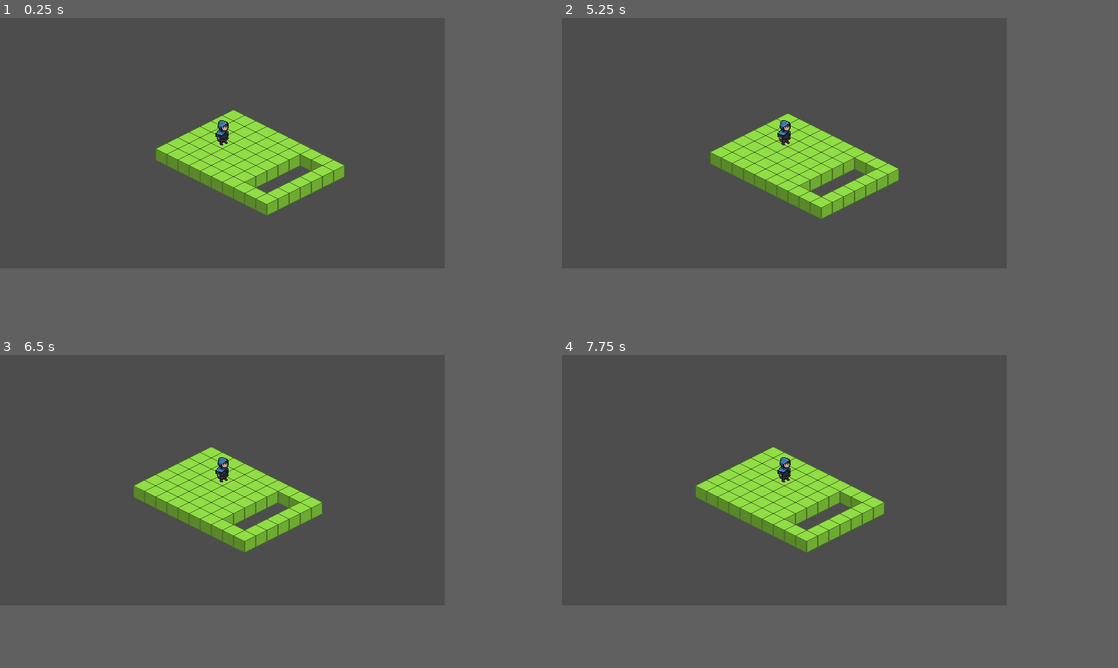
Above: before the commit, frames 1-4 (two rows, left to right).
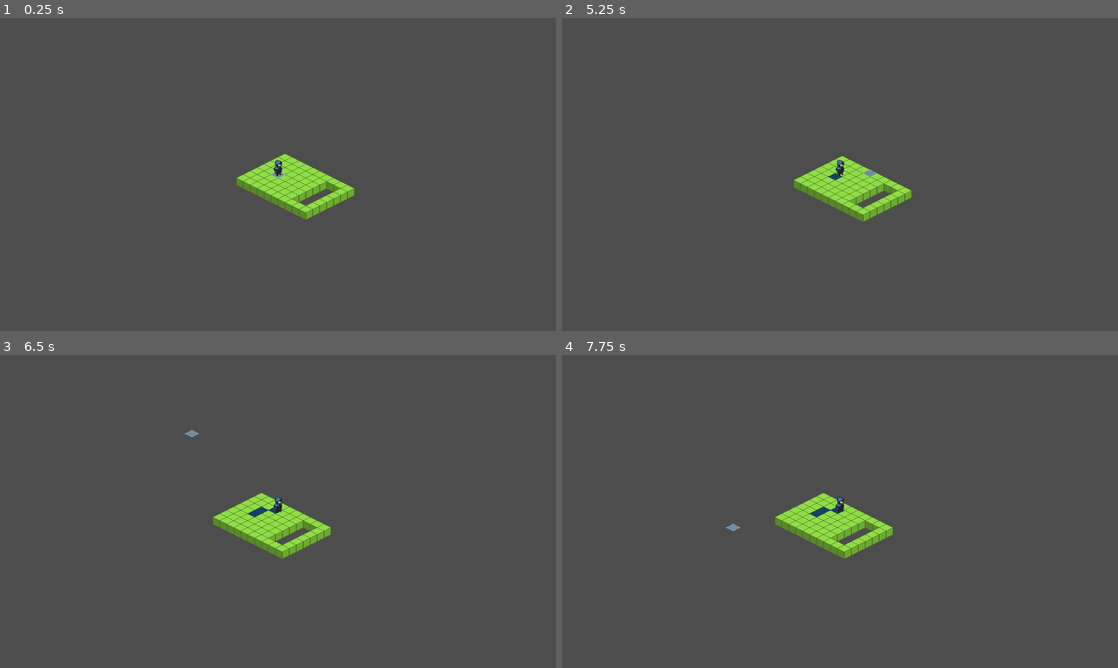
Above: after the commit, the same moments.

Repository: mprads/Tactics
Game: Godot game, scene res://scenes/main.tscn
Two runs of this game, one before a commit and one after it. Both use one fixed random seed, a clock stepped at 60 frames per second and the inputs below.
Inputs (mouse positions are in pixels of both pictures, inside the frame that each line leads up to):
- Up to frame 1 (0.25 s): no input
- Up to frame 2 (5.25 s): tap Enter at 0.5, 2, 3.5 s; move the mouse to (884, 130) at 0.52 s; press the mouse at (884, 130) at 0.53 s; right-click (884, 130) at 0.8 s; tap Space at 1.25, 2.75, 4.25 s; move the mouse to (695, 155) at 1.27 s; release the mouse at (695, 155) at 1.28 s; right-click (695, 155) at 1.35 s; click (695, 155) at 1.55 s; move the mouse to (828, 86) at 2.02 s; press the mouse at (828, 86) at 2.03 s; right-click (828, 86) at 2.3 s; move the mouse to (762, 193) at 2.77 s; release the mouse at (762, 193) at 2.78 s; right-click (762, 193) at 2.85 s; click (762, 193) at 3.05 s; move the mouse to (917, 180) at 3.52 s; press the mouse at (917, 180) at 3.53 s; right-click (917, 180) at 3.8 s; move the mouse to (650, 105) at 4.27 s; release the mouse at (650, 105) at 4.28 s; right-click (650, 105) at 4.35 s; click (650, 105) at 4.55 s; move the mouse to (806, 143) at 5.02 s; press the mouse at (806, 143) at 5.03 s
- Up to frame 3 (6.5 s): right-click (244, 480) at 5.3 s; move the mouse to (155, 417) at 5.77 s; release the mouse at (155, 417) at 5.78 s; right-click (155, 417) at 5.85 s; click (155, 417) at 6.05 s
- Up to frame 4 (7.75 s): move the mouse to (884, 467) at 6.52 s; press the mouse at (884, 467) at 6.53 s; right-click (884, 467) at 6.8 s; move the mouse to (695, 492) at 7.27 s; release the mouse at (695, 492) at 7.28 s; right-click (695, 492) at 7.35 s; click (695, 492) at 7.55 s
In our replay, the window is 640x360 before the commit and 800x450 after it. These sizes can differ from the game's own. Grey fills any space a smaller window leaves; there, only what the larger window draws over its background counts as a difference.

The runs differ from the first frame. In frame 1, 6.4% of the frame differs, in the area x 28-64%, y 29-65%; in frame 2, 6.4%; in frame 3, 6.5%, in the area x 24-60%, y 24-66%; in frame 4, 6.5%.

Commit message:
Created new tile controller to handle updating tiles

Diff:
--- a/project.godot
+++ b/project.godot
@@ -17,8 +17,8 @@
 
 [display]
 
-window/size/viewport_width=640
-window/size/viewport_height=360
+window/size/viewport_width=1280
+window/size/viewport_height=720
 window/stretch/mode="viewport"
 
 [input]
@@ -28,6 +28,11 @@
 "events": [Object(InputEventMouseButton,"resource_local_to_scene":false,"resource_name":"","device":-1,"window_id":0,"a …(258 unchanged characters)…
 ]
 }
+show_moveable={
+"deadzone": 0.5,
+"events": [Object(InputEventMouseButton,"resource_local_to_scene":false,"resource_name":"","device":-1,"window_id":0,"alt_pressed":false,"shift_pressed":false,"ctrl_pressed":false,"meta_pressed":false,"button_mask":2,"position":Vector2(92, 14),"global_position":Vector2(96, 57),"factor":1.0,"button_index":2,"canceled":false,"pressed":true,"double_click":false,"script":null)
+]
+}
 
 [rendering]
 
--- a/scenes/controllers/event_controller.gd
+++ b/scenes/controllers/event_controller.gd
@@ -4,19 +4,21 @@
 # but these are only level dependant so autoload also seems incorrect
 @onready var unit_action_controller = $"../UnitActionController"
 @onready var navigation_controller = $"../NavigationController"
-
+@onready var tile_controller = $"../TileController"
 
 func _ready() -> void:
 	pass
 
 func _input(event) -> void:
-	if event.is_action_pressed("move") == false || unit_action_controller.get_selected_unit() == null:
-		return
+	if event.is_action_pressed("show_moveable") && unit_action_controller.get_selected_unit() != null:
+		var player = unit_action_controller.get_selected_unit()
+		tile_controller.show_moveable_tiles(player.global_position)
 
-	var player = unit_action_controller.get_selected_unit()
-	# base node changed from node to node2d in order to use global mouse position.
-	# there should be a way to get the global position from the viewport without chanign to node2d
-	var mouse_position = get_global_mouse_position()
-	var id_path = navigation_controller.create_id_path(mouse_position, player.global_position)
-	var world_path = navigation_controller.convert_id_path_to_world_positions(id_path)
-	player.set_path(world_path)
+	if event.is_action_pressed("move") && unit_action_controller.get_selected_unit() != null:
+		var player = unit_action_controller.get_selected_unit()
+		# base node changed from node to node2d in order to use global mouse position.
+		# there should be a way to get the global position from the viewport without chanign to node2d
+		var mouse_position = get_global_mouse_position()
+		var id_path = navigation_controller.create_id_path(mouse_position, player.global_position)
+		var world_path = navigation_controller.convert_id_path_to_world_positions(id_path)
+		player.set_path(world_path)
--- /dev/null
+++ b/scenes/controllers/tile_controller.gd
@@ -0,0 +1,37 @@
+extends Node2D
+
+@export var tile_map: TileMap
+
+var ground_source = 0
+var ground_layer = 0
+
+var hover_source = 1
+var hover_layer = 1
+
+var mouse_layer = 2
+
+var attack_atlas = Vector2i(0, 0)
+var move_atlas = Vector2i(1, 0)
+var mouse_atlas = Vector2i(2, 0)
+
+var last_mouse_pos: Vector2
+
+func _physics_process(delta: float) -> void:
+	var mouse_pos = get_global_mouse_position()
+
+	if mouse_pos == last_mouse_pos:
+		return
+
+	last_mouse_pos = mouse_pos
+	update_mouse_hover(mouse_pos)
+
+
+
+func show_moveable_tiles(player_pos: Vector2) -> void:
+	tile_map.set_cell(hover_layer, tile_map.local_to_map(player_pos), hover_source, move_atlas)
+
+
+func update_mouse_hover(mouse_pos: Vector2) -> void:
+	var new_pos = tile_map.local_to_map(mouse_pos)
+	tile_map.clear_layer(mouse_layer)
+	tile_map.set_cell(mouse_layer, new_pos, hover_source, mouse_atlas)
--- /dev/null
+++ b/scenes/controllers/tile_controller.tscn
@@ -0,0 +1,6 @@
+[gd_scene load_steps=2 format=3 uid="uid://dgp8f1u3lw85t"]
+
+[ext_resource type="Script" path="res://scenes/controllers/tile_controller.gd" id="1_1xcoq"]
+
+[node name="TileController" type="Node2D"]
+script = ExtResource("1_1xcoq")
--- a/scenes/game_objects/player_unit/player_unit.tscn
+++ b/scenes/game_objects/player_unit/player_unit.tscn
@@ -4,6 +4,7 @@
 [ext_resource type="Script" path="res://scenes/game_objects/player_unit/player_unit.gd" id="1_pguir"]
 
 [node name="PlayerUnit" type="CharacterBody2D" groups=["PlayerUnits"]]
+z_index = 5
 script = ExtResource("1_pguir")
 
 [node name="Sprite2D" type="Sprite2D" parent="."]
--- a/scenes/main.tscn
+++ b/scenes/main.tscn
@@ -1,23 +1,29 @@
-[gd_scene load_steps=6 format=3 uid="uid://bvw7ngvy36fn5"]
+[gd_scene load_steps=7 format=3 uid="uid://bvw7ngvy36fn5"]
 
 [ext_resource type="PackedScene" uid="uid://3o0uvi3dmq8u" path="res://assets/environment/tile_map.tscn" id="1_ciivq"]
 [ext_resource type="PackedScene" uid="uid://bsus5u5ml3tow" path="res://scenes/game_objects/player_unit/player_unit.tscn" id="2_urugy"]
 [ext_resource type="PackedScene" uid="uid://dq138k4y4ihfa" path="res://scenes/controllers/event_controller.tscn" id="2_wr16d"]
 [ext_resource type="PackedScene" uid="uid://dkloosplokane" path="res://scenes/controllers/unit_action_controller.tscn" id="4_57ouv"]
 [ext_resource type="PackedScene" uid="uid://cqq4jav03viyf" path="res://scenes/controllers/navigation_controller.tscn" id="4_876vf"]
+[ext_resource type="PackedScene" uid="uid://dgp8f1u3lw85t" path="res://scenes/controllers/tile_controller.tscn" id="6_0epdc"]
 
 [node name="Main" type="Node2D"]
-
-[node name="EventController" parent="." instance=ExtResource("2_wr16d")]
-
-[node name="UnitActionController" parent="." instance=ExtResource("4_57ouv")]
-
-[node name="NavigationController" parent="." node_paths=PackedStringArray("tile_map") instance=ExtResource("4_876vf")]
-tile_map = NodePath("../TileMap")
 
 [node name="TileMap" parent="." instance=ExtResource("1_ciivq")]
 layer_0/tile_data = PackedInt32Array(0, 0, 0, -65536, 0, 0, -1, 0, 0, 65535, 0, 0, 131071, 0, 0, 65536, 0, 0, 65537, 0, …(727 unchanged characters)…
 
+[node name="Controllers" type="Node" parent="."]
+
+[node name="EventController" parent="Controllers" instance=ExtResource("2_wr16d")]
+
+[node name="UnitActionController" parent="Controllers" instance=ExtResource("4_57ouv")]
+
+[node name="NavigationController" parent="Controllers" node_paths=PackedStringArray("tile_map") instance=ExtResource("4_876vf")]
+tile_map = NodePath("../../TileMap")
+
+[node name="TileController" parent="Controllers" node_paths=PackedStringArray("tile_map") instance=ExtResource("6_0epdc")]
+tile_map = NodePath("../../TileMap")
+
 [node name="PlayerUnit" parent="." instance=ExtResource("2_urugy")]
 
 [node name="Camera2D" type="Camera2D" parent="PlayerUnit"]
